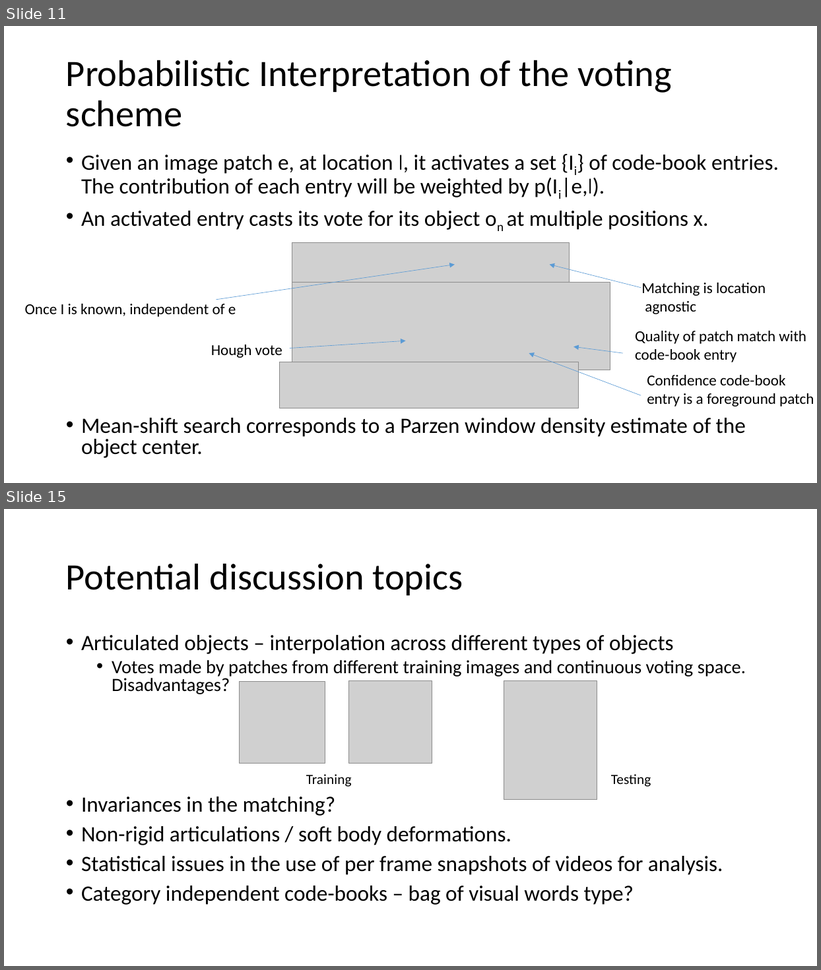
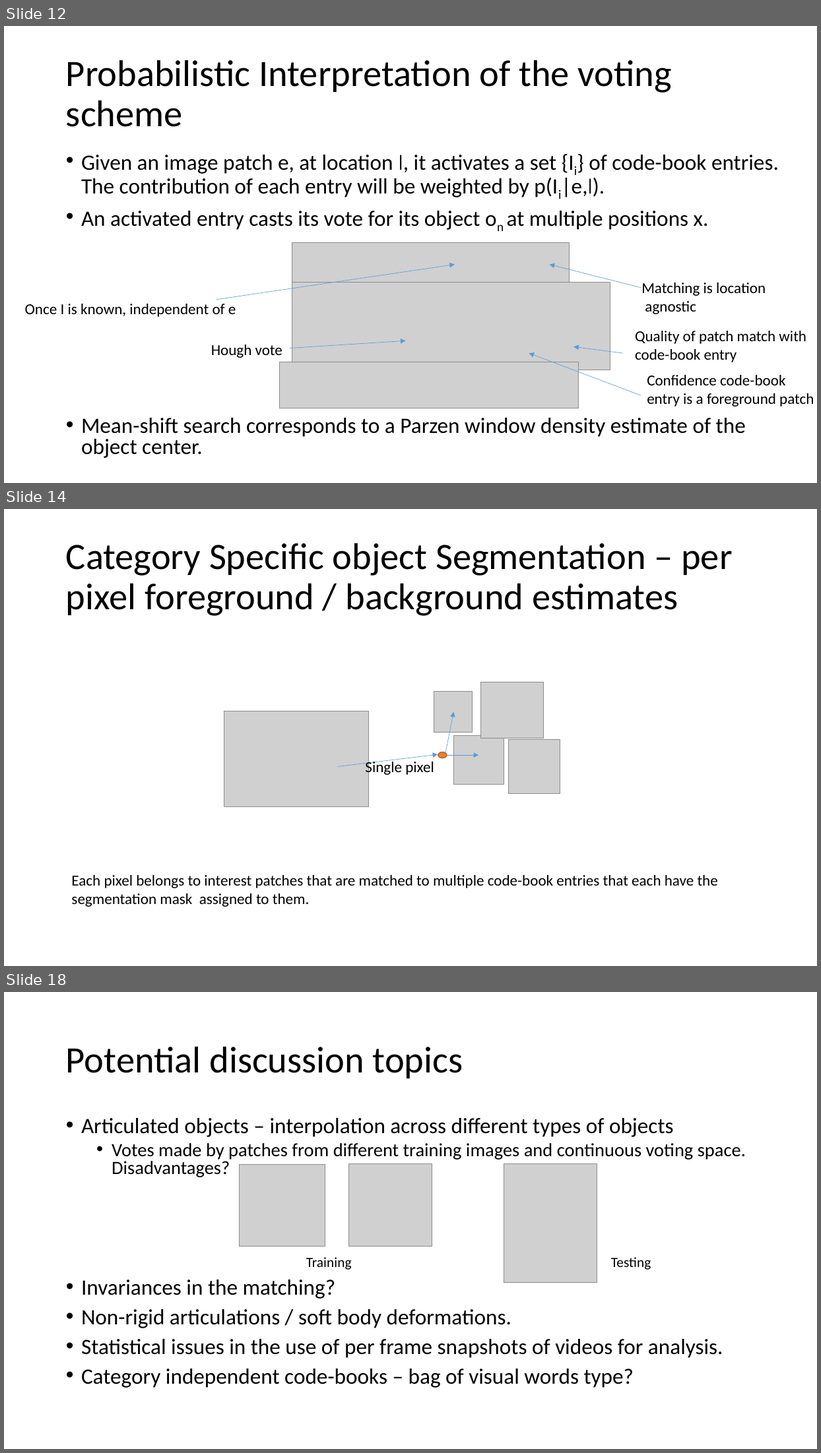
Before and after one commit to indivisibleatom/lectureNotes, a slide deck: sources/Leibe_Categorize_Segment.pptx. Shown one above the other, each under a label of ours: slides 11 and 15 before the commit, slides 12, 14 and 18 after it; the slides between them are not shown. The pictures are 821x970 and 821x1453 pixels, drawn with LibreOffice and Linux fonts; fonts in the diff are those of the drawing; grey boxes stand for pictures. Boxes give left, top, right and bottom in pixels: in the first picture for what was removed or moved away, otherwise in the second. Text is boxed around its words. In the diff, an @@ line names an element or a change of style, - is before the commit and + after.

```diff
--- a/sources/Leibe_Categorize_Segment.pptx
+++ b/sources/Leibe_Categorize_Segment.pptx
@@ slide 14 added at (4,509,817,966), background #FFFFFF @@
@@ title added at (66,543,732,616), 44 pt, text #000000 @@
+Category Specific object Segmentation – per pixel foreground / background estimates
@@ picture added at (481,683,544,739) @@
@@ picture added at (434,691,473,732) @@
@@ picture added at (224,712,369,807) @@
@@ arrow added from (446, 753) to (453, 712), #5B9BD5 0.5 pt @@
@@ picture added at (453,735,504,784) @@
@@ picture added at (509,739,560,794) @@
@@ arrow added from (338, 767) to (438, 755), #5B9BD5 0.5 pt @@
@@ text added at (365,760,434,777), 18 pt, text #000000 @@
+Single pixel
@@ ellipse added at (438,753,447,758), fill #ED7D31, outline #AF5C24 1 pt @@
@@ arrow added from (447, 755) to (479, 755), #5B9BD5 0.5 pt @@
@@ text added at (71,875,718,907), 18 pt, text #000000 @@
+Each pixel belongs to interest patches that are matched to multiple code-book entries that each have the
+segmentation mask assigned to them.
@@ what was slide 11 is now slide 12 @@
@@ what was slide 15 is now slide 18 @@
```
Also in this commit, not shown: 4 slides changed, 2 other slides added, 1 other file.
